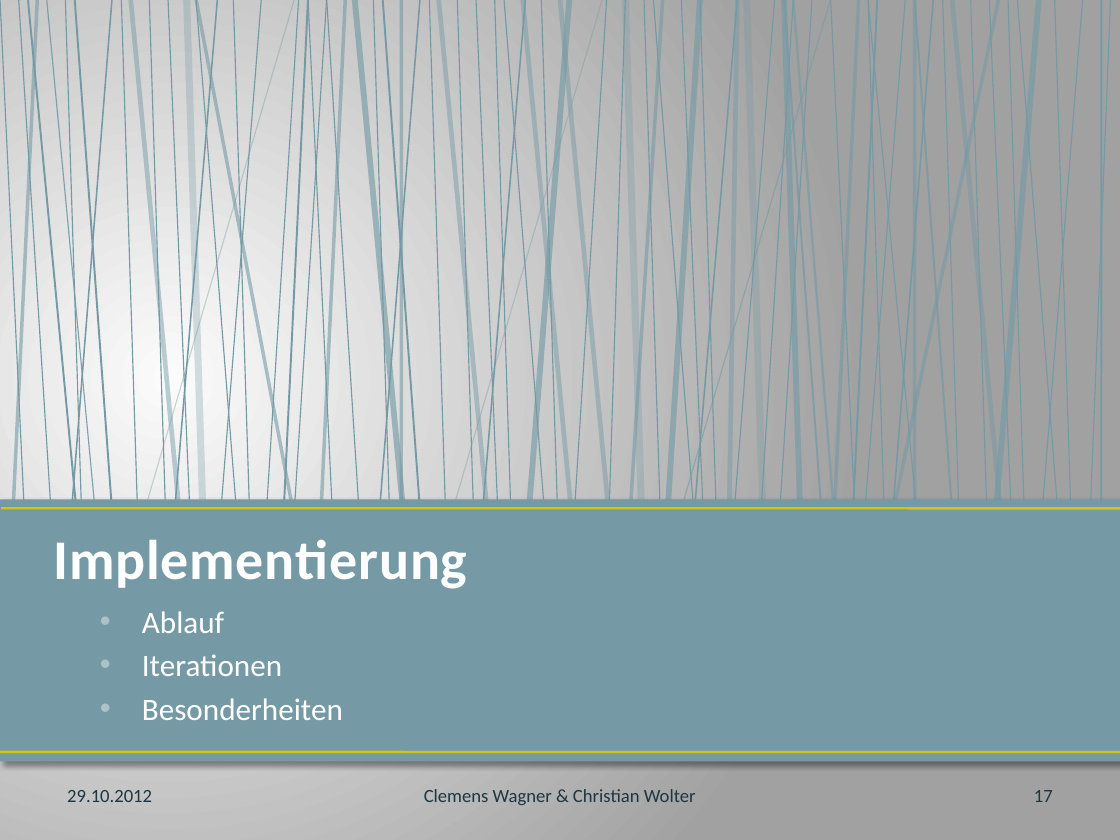
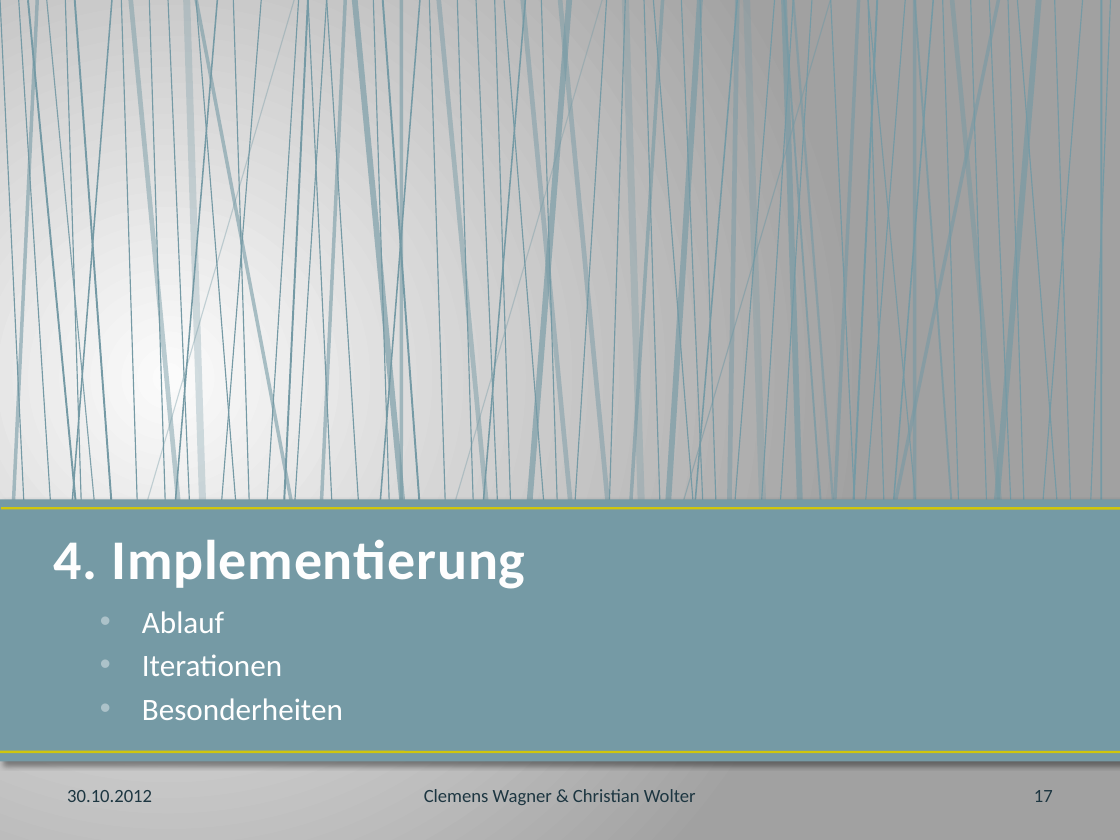
Before and after one commit to dev693/ants, a slide deck: slide 17 of Ants/src/doku/präsentation.pptx. Drawn at 1120x840 pixels with LibreOffice and Linux fonts; fonts in the diff are those of the drawing. Boxes give left, top, right and bottom in pixels: in the first picture for what was removed or moved away, otherwise in the second. Text is boxed around its words. In the diff, an @@ line names an element or a change of style, - is before the commit and + after.

```diff
--- a/Ants/src/doku/präsentation.pptx
+++ b/Ants/src/doku/präsentation.pptx
@@ title at (53, 539, 526, 589): text changed @@
-Implementierung
+4. Implementierung
@@ text at (67, 790, 152, 802): text changed @@
-29.10.2012
+30.10.2012
```
Also in this commit, not shown: 22 other slides changed, 1 other file.
